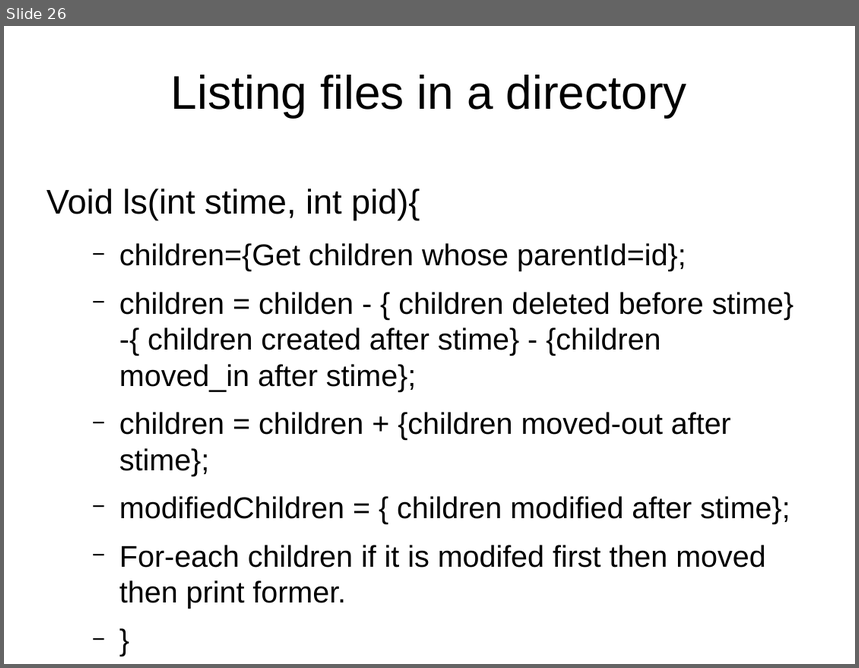
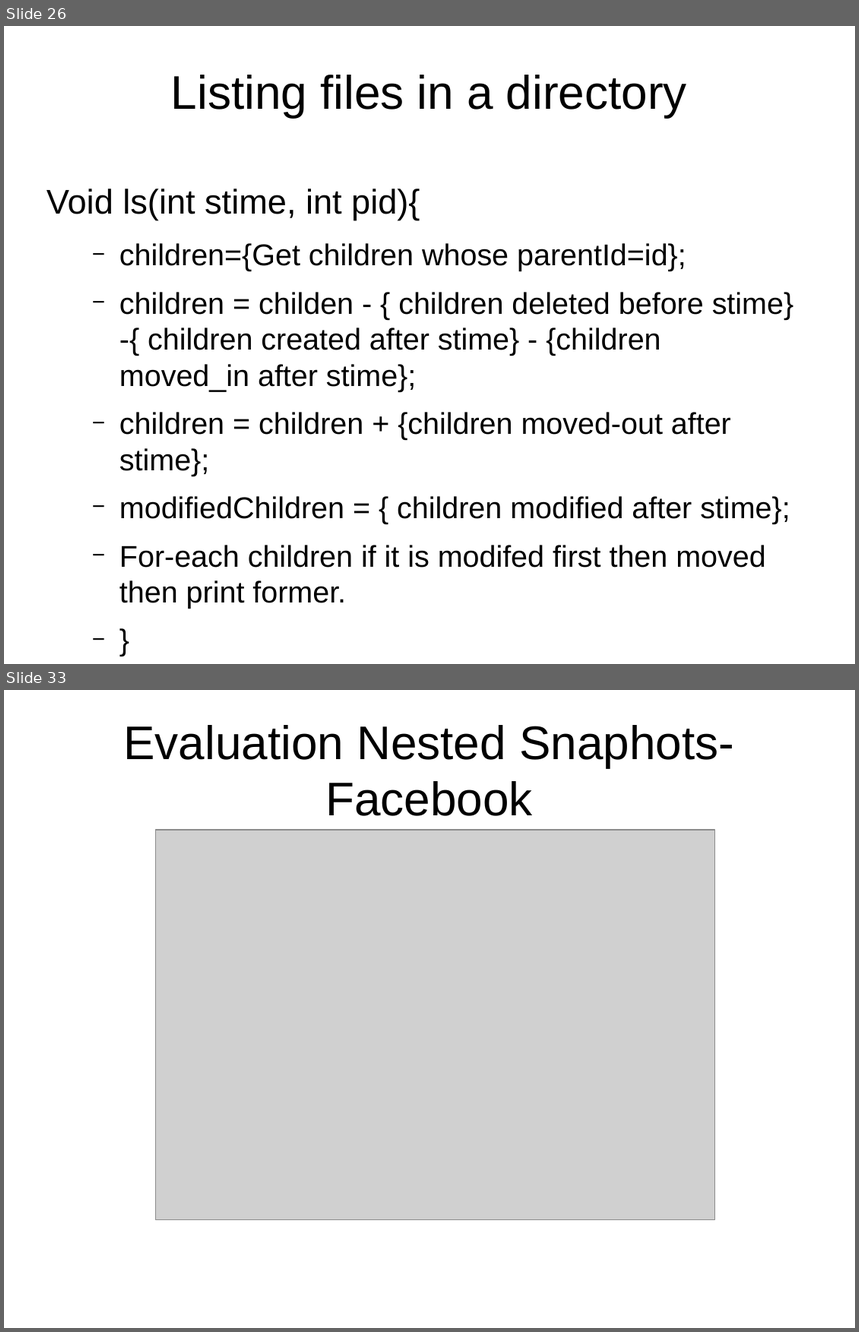
Before and after one commit to pushparajxa/Thesis-Presentation, a slide deck: Final_Presentation.odp. Shown one above the other, each under a label of ours: slide 26 before the commit, slides 26 and 33 after it; the slides between them are not shown. The pictures are 859x668 and 859x1332 pixels, drawn with LibreOffice and Linux fonts; fonts in the diff are those of the drawing; grey boxes stand for pictures. Boxes give left, top, right and bottom in pixels: in the first picture for what was removed or moved away, otherwise in the second. Text is boxed around its words. In the diff, an @@ line names an element or a change of style, - is before the commit and + after.

```diff
--- a/Final_Presentation.odp
+++ b/Final_Presentation.odp
@@ slide 33 added at (4, 690, 855, 1328), background #FFFFFF @@
@@ title added at (124, 725, 734, 816), 44 pt, text #000000 @@
+Evaluation Nested Snaphots-Facebook
@@ picture added at (155, 830, 715, 1220) @@
```
Also in this commit, not shown: 19 slides changed, 15 other slides added, 2 slides removed, 11 other files.
